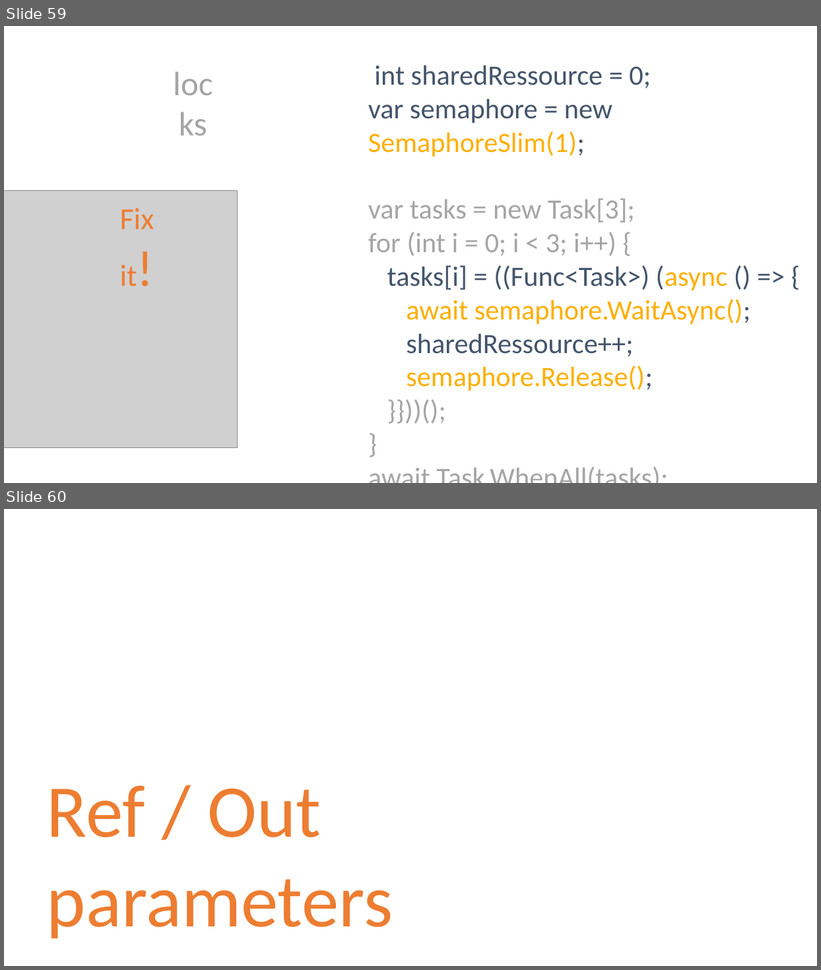
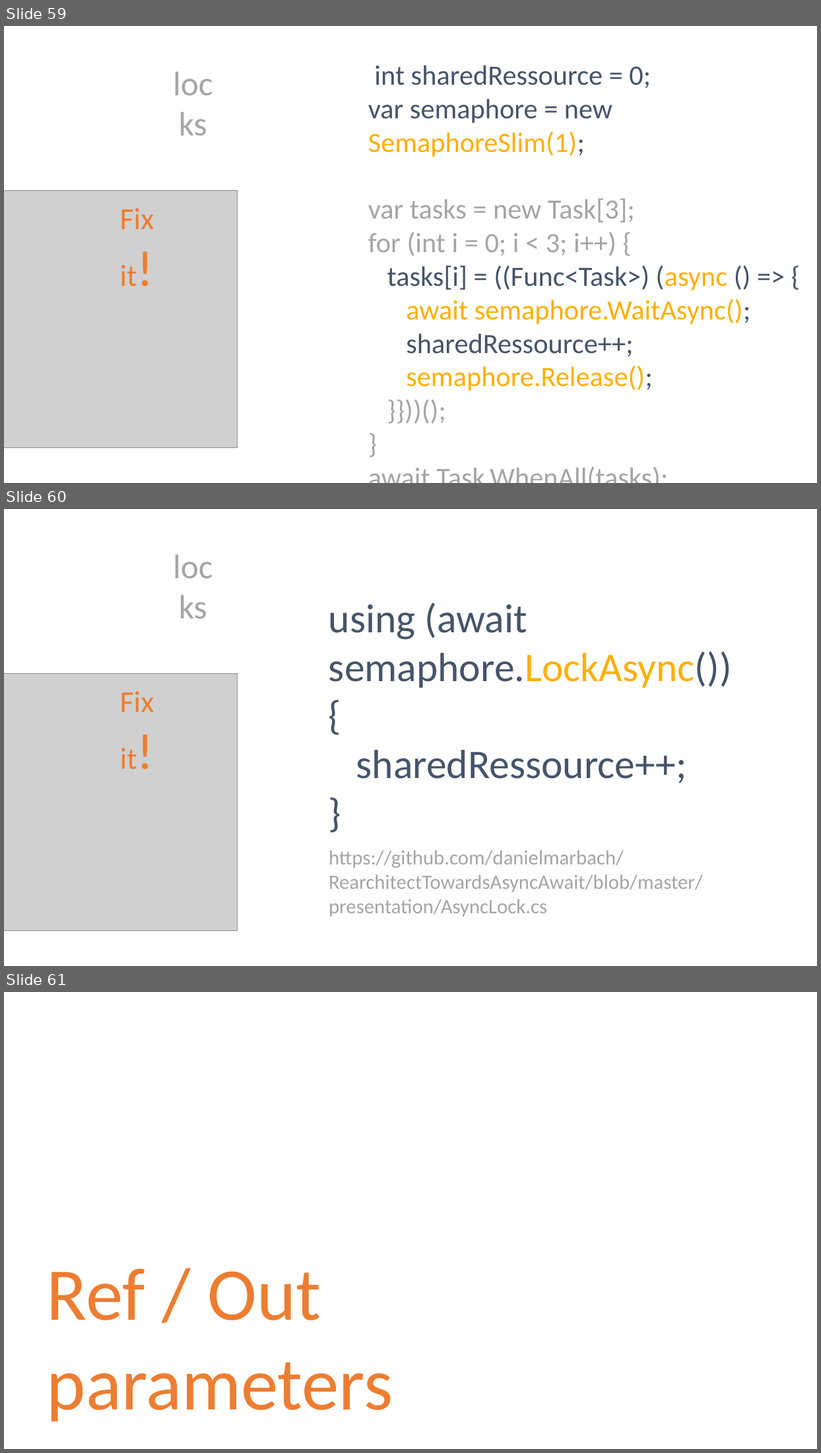
Before and after one commit to danielmarbach/RearchitectTowardsAsyncAwait, a slide deck: presentation.pptx. Shown one above the other, each under a label of ours: slides 59 and 60 before the commit, slides 59, 60 and 61 after it. The pictures are 821x970 and 821x1453 pixels, drawn with LibreOffice and Linux fonts; fonts in the diff are those of the drawing; grey boxes stand for pictures. Boxes give left, top, right and bottom in pixels: in the first picture for what was removed or moved away, otherwise in the second. Text is boxed around its words. In the diff, an @@ line names an element or a change of style, - is before the commit and + after.

```diff
--- a/presentation.pptx
+++ b/presentation.pptx
@@ slide 60 added at (x1=4, y1=509, x2=817, y2=966), background #FFFFFF @@
@@ text added at (x1=160, y1=542, x2=226, y2=589), 40 pt, text #A5A5A5 @@
+locks
@@ text added at (x1=329, y1=603, x2=732, y2=784), 48 pt, text #44546A @@
+using (await semaphore.LockAsync())
+{
+sharedRessource++;
+}
@@ picture added at (x1=4, y1=674, x2=238, y2=931) @@
@@ text added at (x1=120, y1=691, x2=154, y2=770), 36 pt, text #ED7D31 @@
+Fix it!
@@ text added at (x1=329, y1=851, x2=703, y2=917), 24 pt, text #A5A5A5 @@
+https://github.com/danielmarbach/RearchitectTowardsAsyncAwait/blob/master/presentation/AsyncLock.cs
@@ what was slide 60 is now slide 61 @@
```
Also in this commit, not shown: 2 slides changed, 1 other file.
